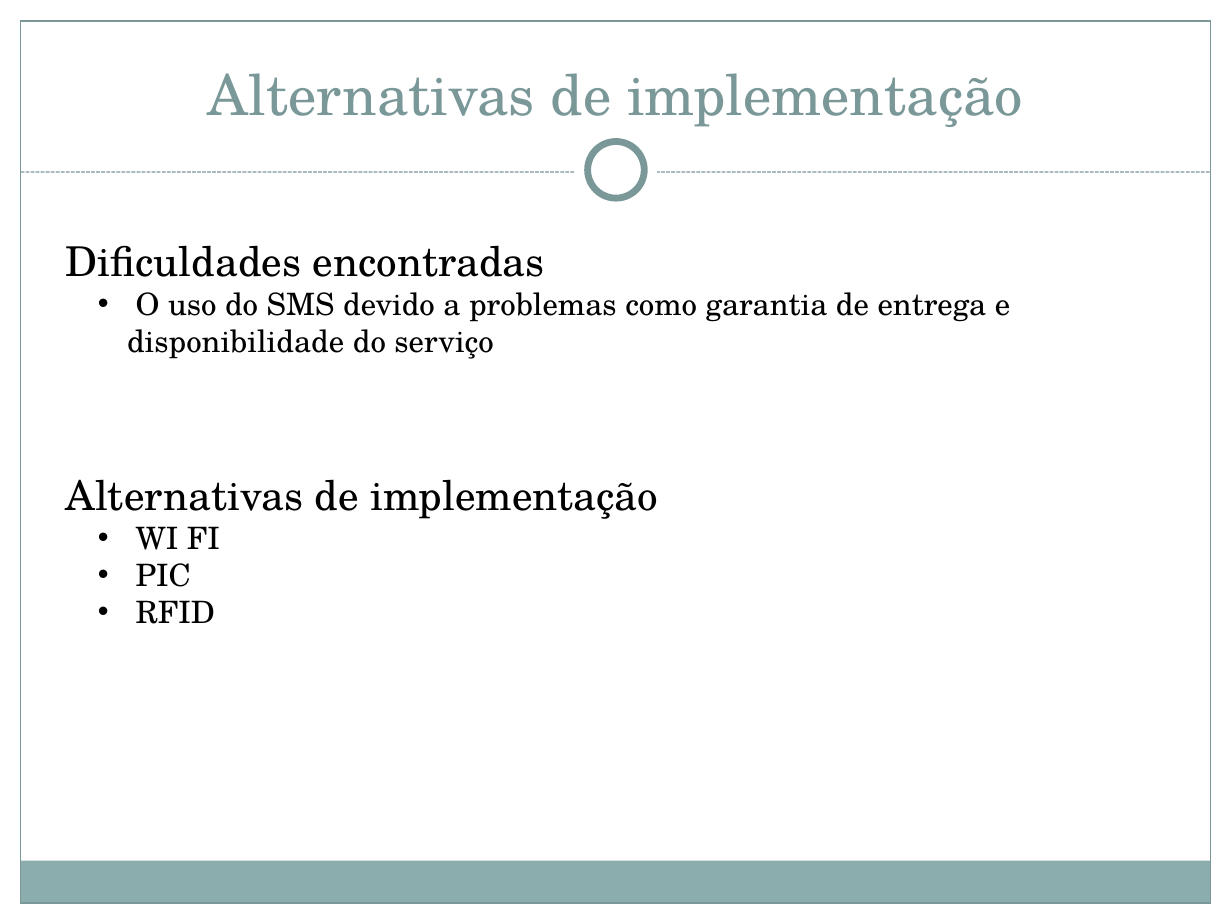
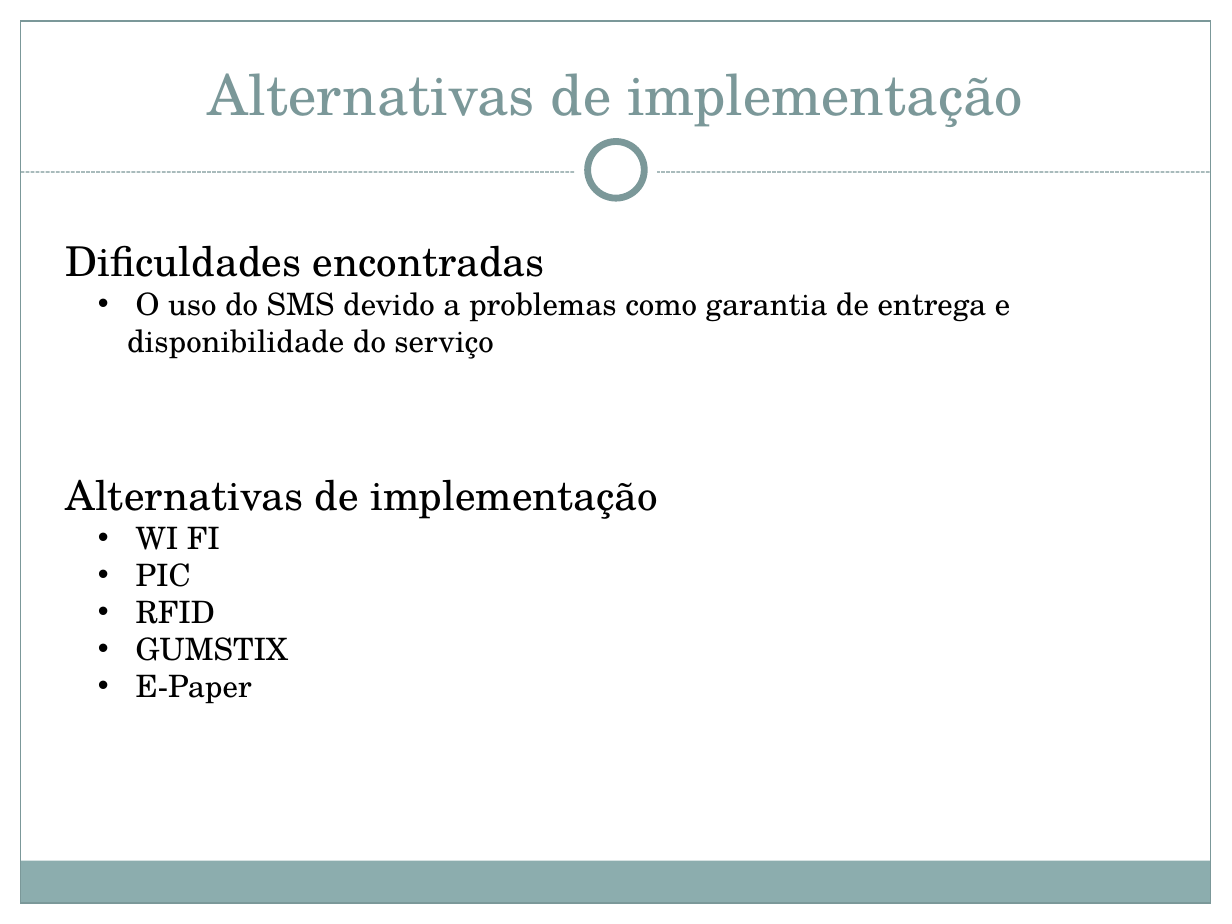
Before and after one commit to herberton/projetof1, a slide deck: slide 13 of wiki/Apresentação/Apresentação Final.pptx. Drawn at 1232x924 pixels with LibreOffice and Linux fonts; fonts in the diff are those of the drawing. Boxes give left, top, right and bottom in pixels: in the first picture for what was removed or moved away, otherwise in the second. Text is boxed around its words. In the diff, an @@ line names an element or a change of style, - is before the commit and + after.

```diff
--- a/wiki/Apresentação/Apresentação Final.pptx
+++ b/wiki/Apresentação/Apresentação Final.pptx
@@ text at [136,637,288,704]: paragraphs added @@
+  • GUMSTIX
+  • E-Paper
```
